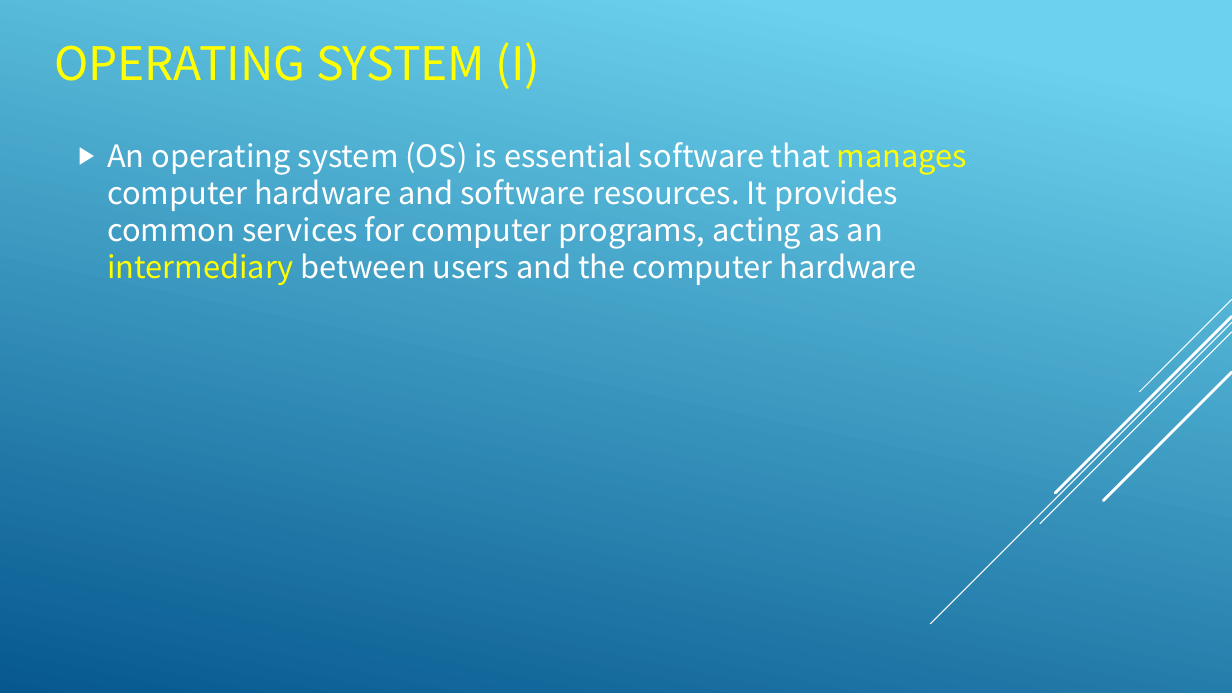
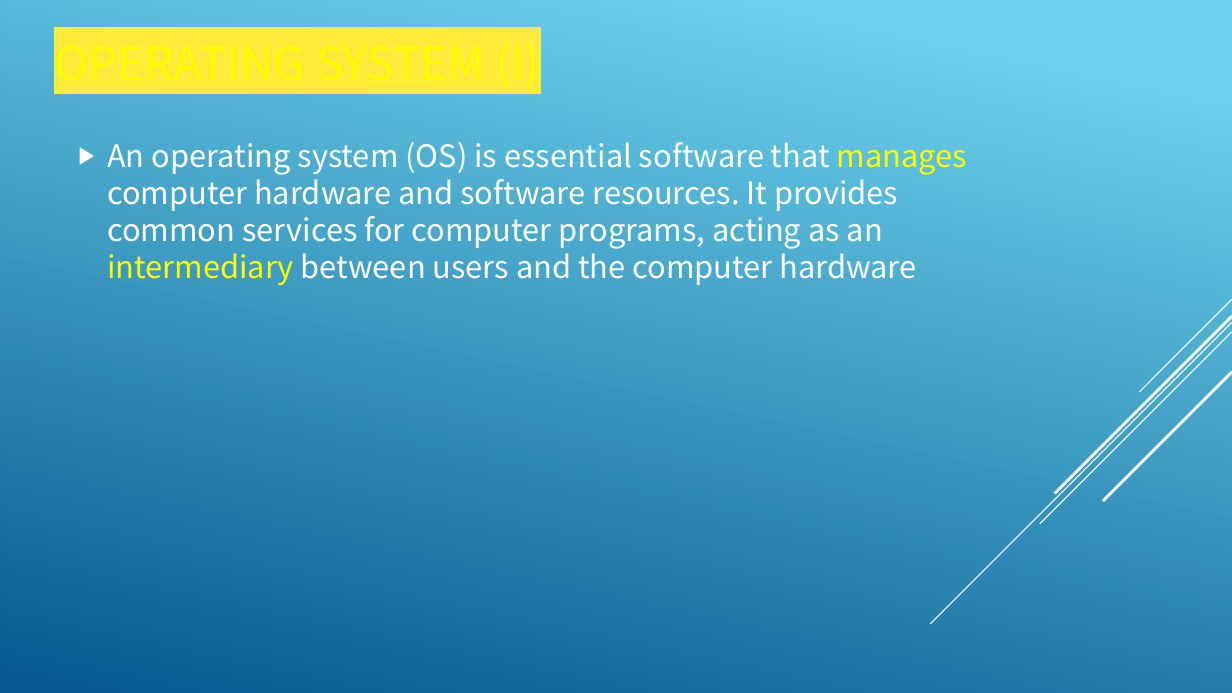
Before and after one commit to yckoincgu/C_Programming, a slide deck: slide 3 of 113/0_Introduction/C01_introduction.odp. Drawn at 1232x693 pixels with LibreOffice and Linux fonts; fonts in the diff are those of the drawing. Boxes give left, top, right and bottom in pixels: in the first picture for what was removed or moved away, otherwise in the second. Text is boxed around its words. In the diff, an @@ line names an element or a change of style, - is before the commit and + after.

```diff
--- a/113/0_Introduction/C01_introduction.odp
+++ b/113/0_Introduction/C01_introduction.odp
@@ title "OPERATING SYSTEM (I)" at [54, 43, 541, 89]: highlight none to #FFEB3B @@
```
Also in this commit, not shown: 19 other slides changed, 3 other files.
